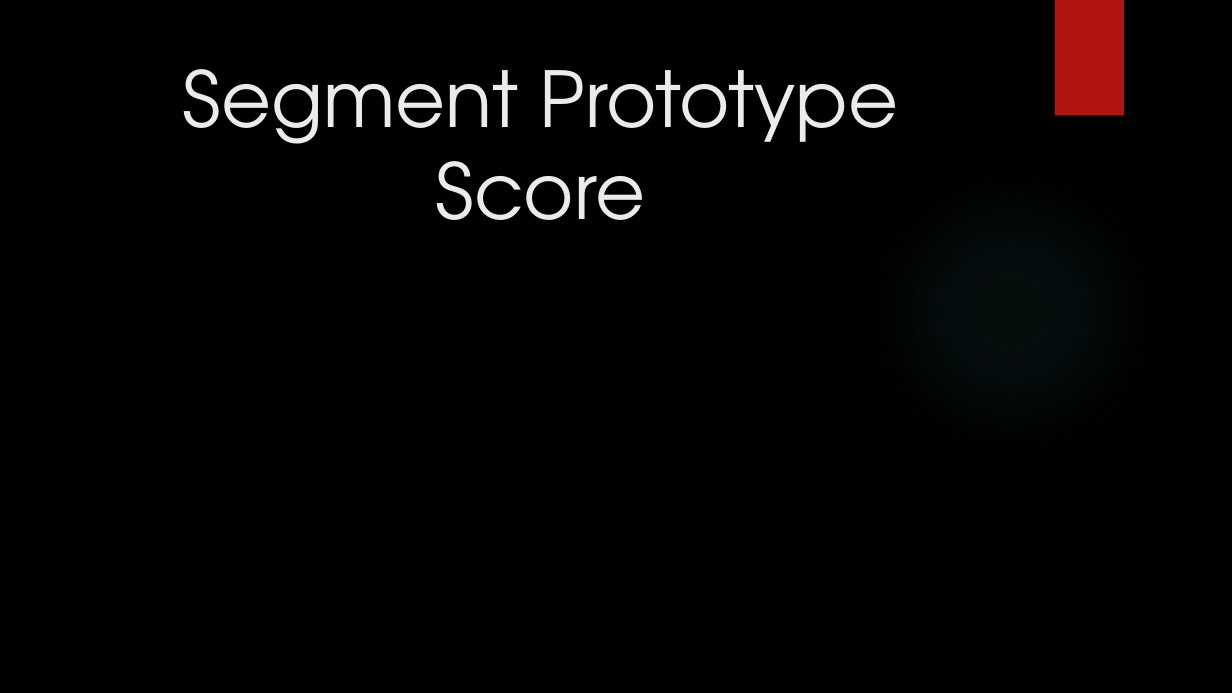
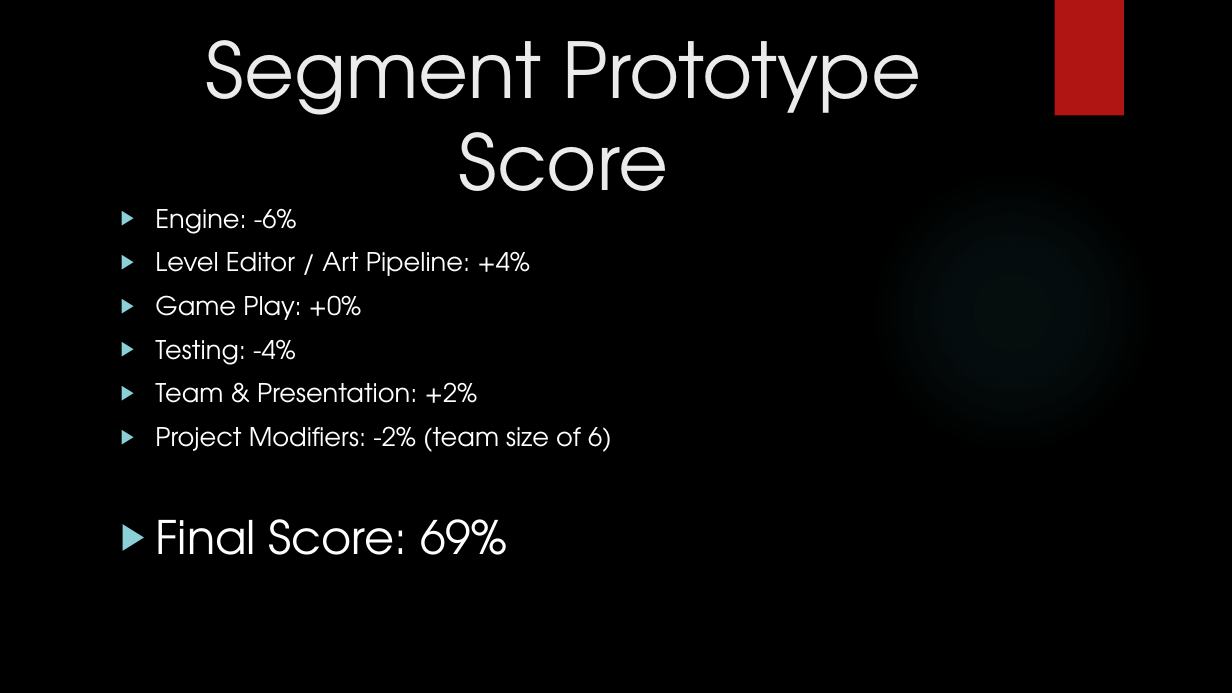
Before and after one commit to JiangdiGou/swole_team_6, a slide deck: slide 13 of Shared Files/SegmentPresentation.pptx. Drawn at 1232x693 pixels with LibreOffice and Linux fonts; fonts in the diff are those of the drawing; background and template pictures are left out. Boxes give left, top, right and bottom in pixels: in the first picture for what was removed or moved away, otherwise in the second. Text is boxed around its words. In the diff, an @@ line names an element or a change of style, - is before the commit and + after.

Commit message:
Messed with presentation stuff, and was able to fix the quit game issue with the prototype (thanks to Zilch-Master Supreme Johannes). Still working on the dynamic HUD problem, but will probably use default positions for presentation just in case.

```diff
--- a/Shared Files/SegmentPresentation.pptx
+++ b/Shared Files/SegmentPresentation.pptx
@@ title "Segment Prototype Score": place and size @@
-title "Segment Prototype Score" at <box>183,69,898,220</box>
+title "Segment Prototype Score" at <box>206,40,921,191</box>
@@ text added at <box>155,208,612,555</box>, 20 pt, text #FFFFFF @@
+▶ Engine: -6%
+▶ Level Editor / Art Pipeline: +4%
+▶ Game Play: +0%
+▶ Testing: -4%
+▶ Team & Presentation: +2%
+▶ Project Modifiers: -2% (team size of 6)
+▶ Final Score: 69%
```
Also in this commit, not shown: 1 slide added, 1 slide removed, 29 other files.
